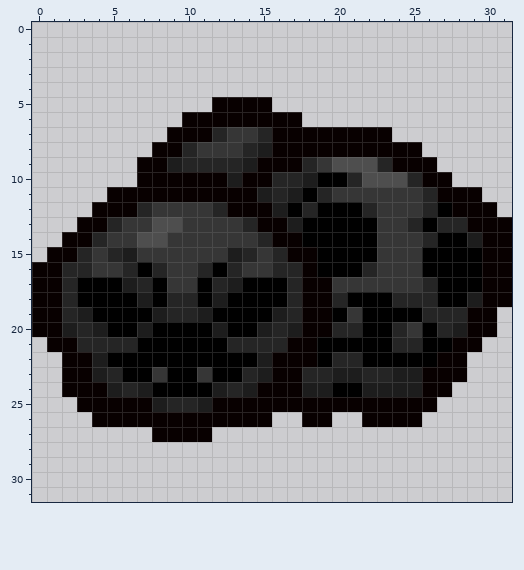
Edited in one commit: pixel-art sprite (resources/gfx/ui/bosshp_icons/chapter3/the_pile_black.png). This is how it looked before the edit.
The file is 32x32 pixels.
The same view after the edit:
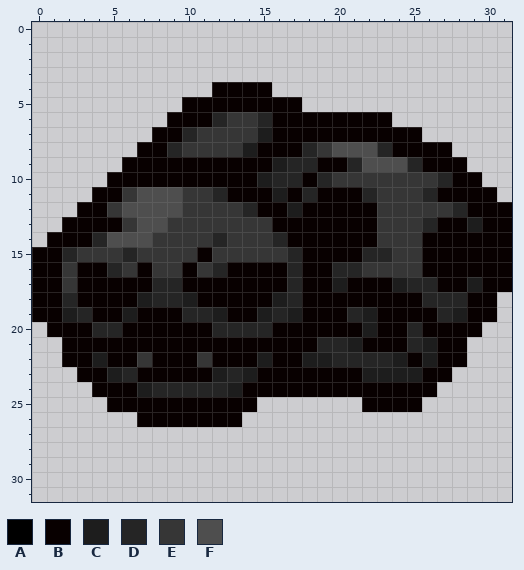
Palette (. is transparent): A #000000  B #080000  C #1d1d1d  D #252525  E #363636  F #4e4e4e
Change:
Changed rows in their new state; - is an unchanged pixel.
first column x 0:
 4 ------------BBBB----------------
 5 ----------BB----BB--------------
 6 ---------B--DEED--BBBBBB--------
 7 --------B-DEE--C--------BB------
 8 -------B-DE---CB--DEFFFD--BB----
 9 ------B--BBBBBB-CD-BBD-FFD-BB---
10 -----BB------B-C--BDEEEEEEEDBB--
11 ----B-EFFFEED--BCBDBBBD-------B-
12 ---B-EFFFF--EED-BCBBBBB---EED--B
13 --B--B-F-E----EE-BBBBBB--EDBBC--
14 -B---FF-E---D--ED-BBBBB---BBBB--
15 B-DE-ED----B-EE-ED-BBBDD--BBBB--
16 --EBBDEBE-BEDBBBB--BDDE---BBBB--
17 --EBBBBBDDBBBBBBB---CBBBCD-BBC--
18 ---BBBB-D-CBBBBBC---BBBBBB-DDB-.
19 --CDBBCBBB-DCBBCDC--BDCBBBB-C---
20 .-BBDDBBBBBBDDDDBB--BBCBBDBBB-.-
21 -.-BBBBBBBBBBBBBB--DDCBBB-CB-.--
22 -----BBEBBBEBBB---CC--DDCBC-----
23 --.-BCDBBBBBCDCB--BBBBCC----.---
24 --..-BB-DDDDDCB---BBBBBBBB-.----
25 ---..---BBBB---.......----.-----
26 ----...-------..--..--....------
27 --------....--------------------
Boxes around the changes in both pictures, in picture pixels (x1, y1, x2, y2):
changed: (32, 82, 512, 442)
